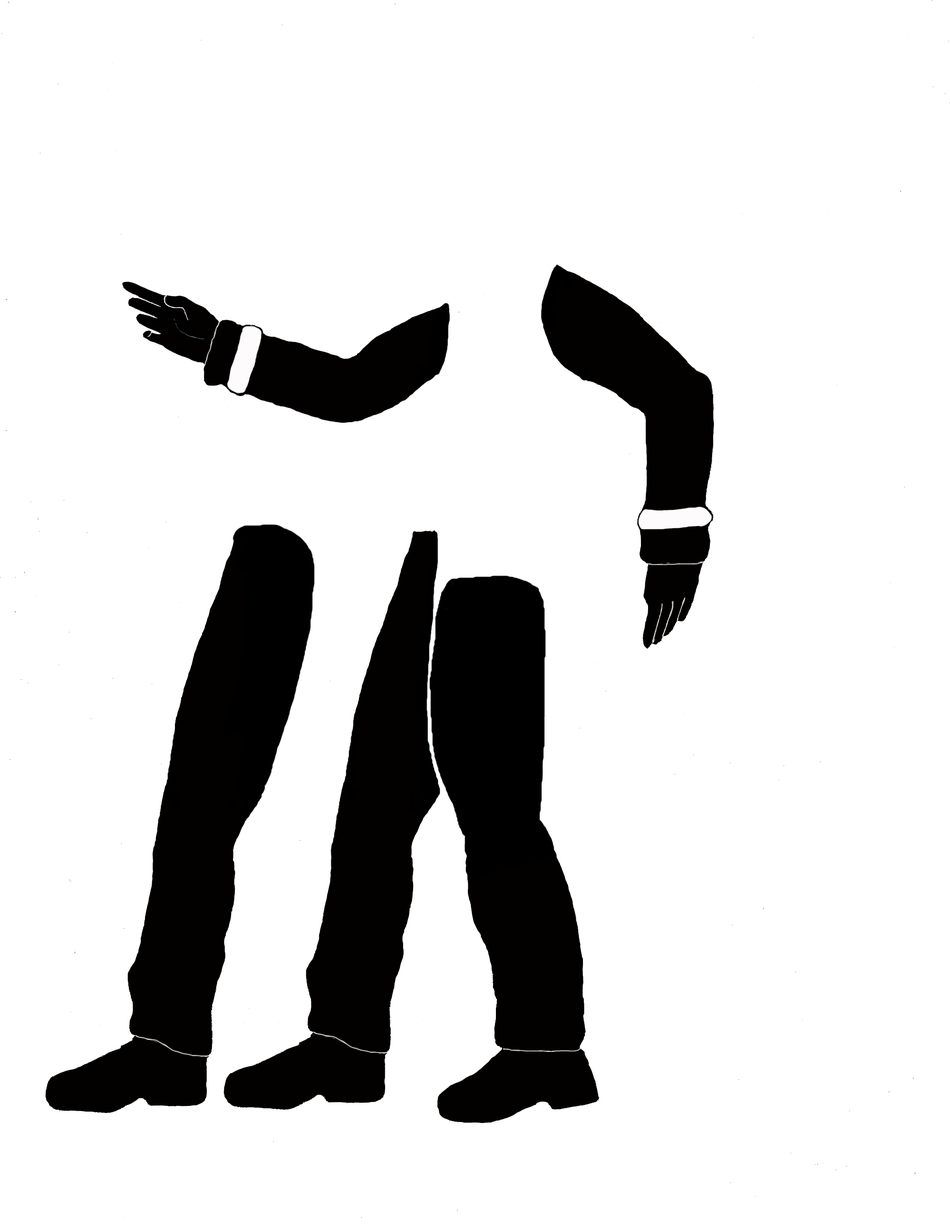
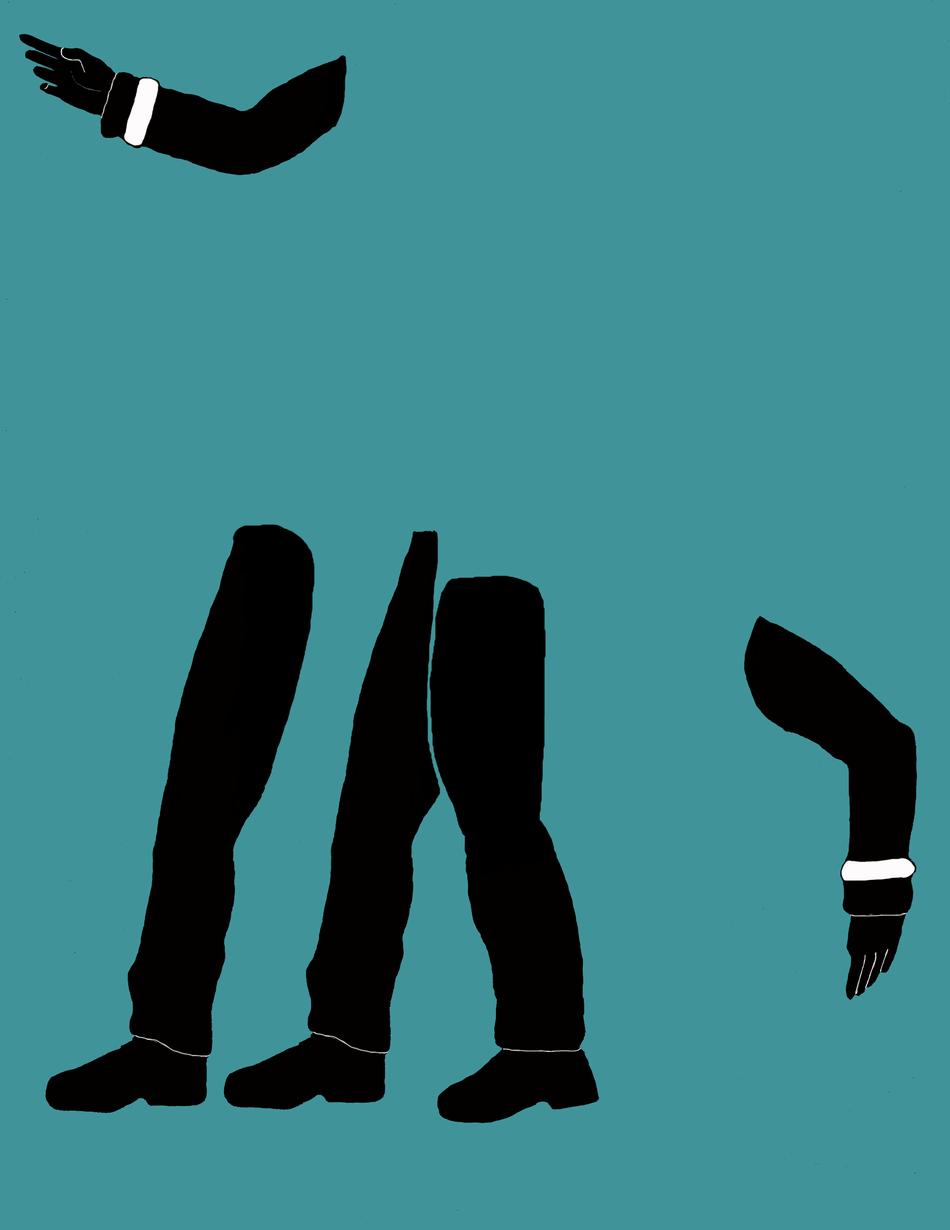
Before/after of a 950 × 1230 layered artwork. What changed in the layer stack:
added layer "Ebene 4" above "Ebene 5" over [743, 615, 930, 1003]
added layer "Ebene 5" above "Gliedmaßen" over [19, 33, 389, 176]
painted on "Gliedmaßen" over [122, 263, 788, 652]
hid "Ebene 2" over [0, 0, 950, 1230]
showed "Ebene 1" over [0, 0, 950, 1230]
